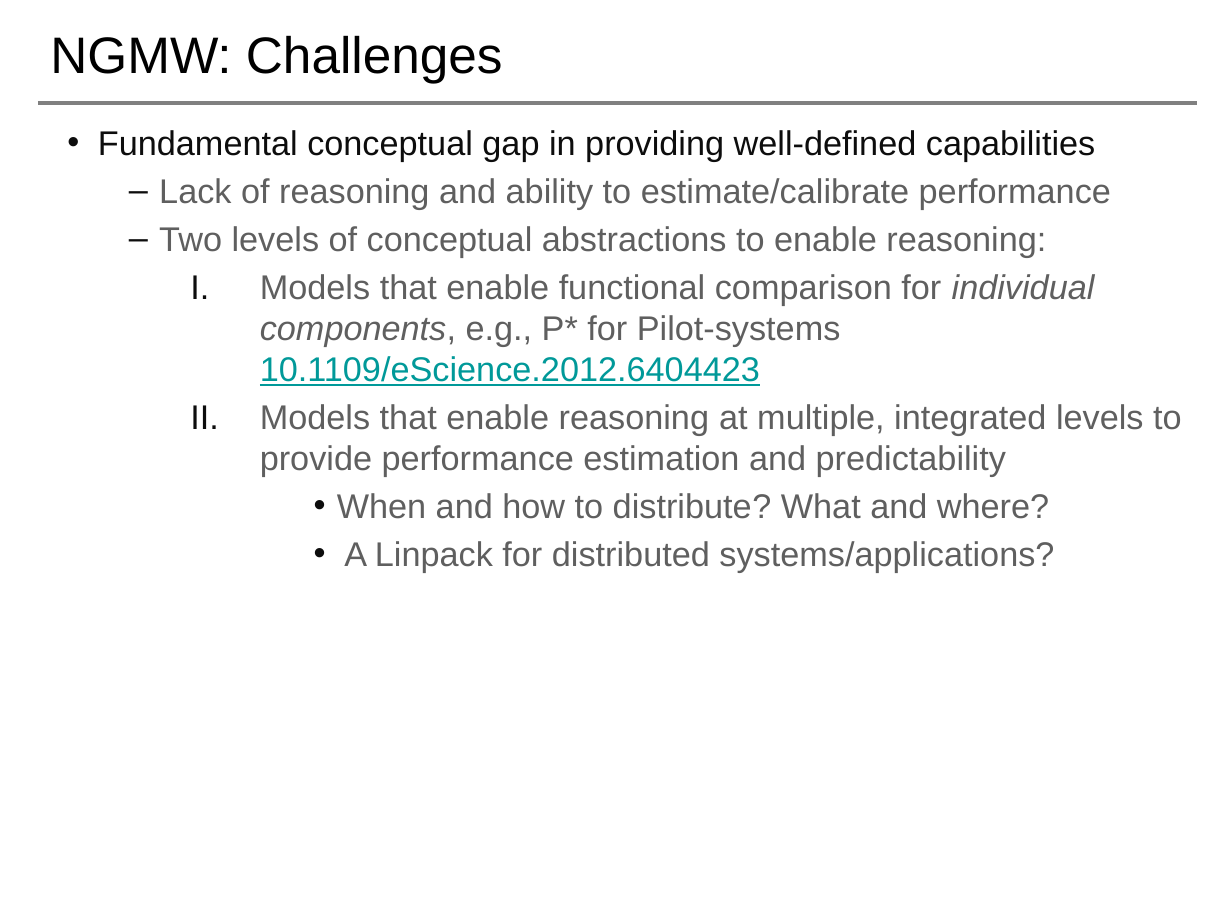
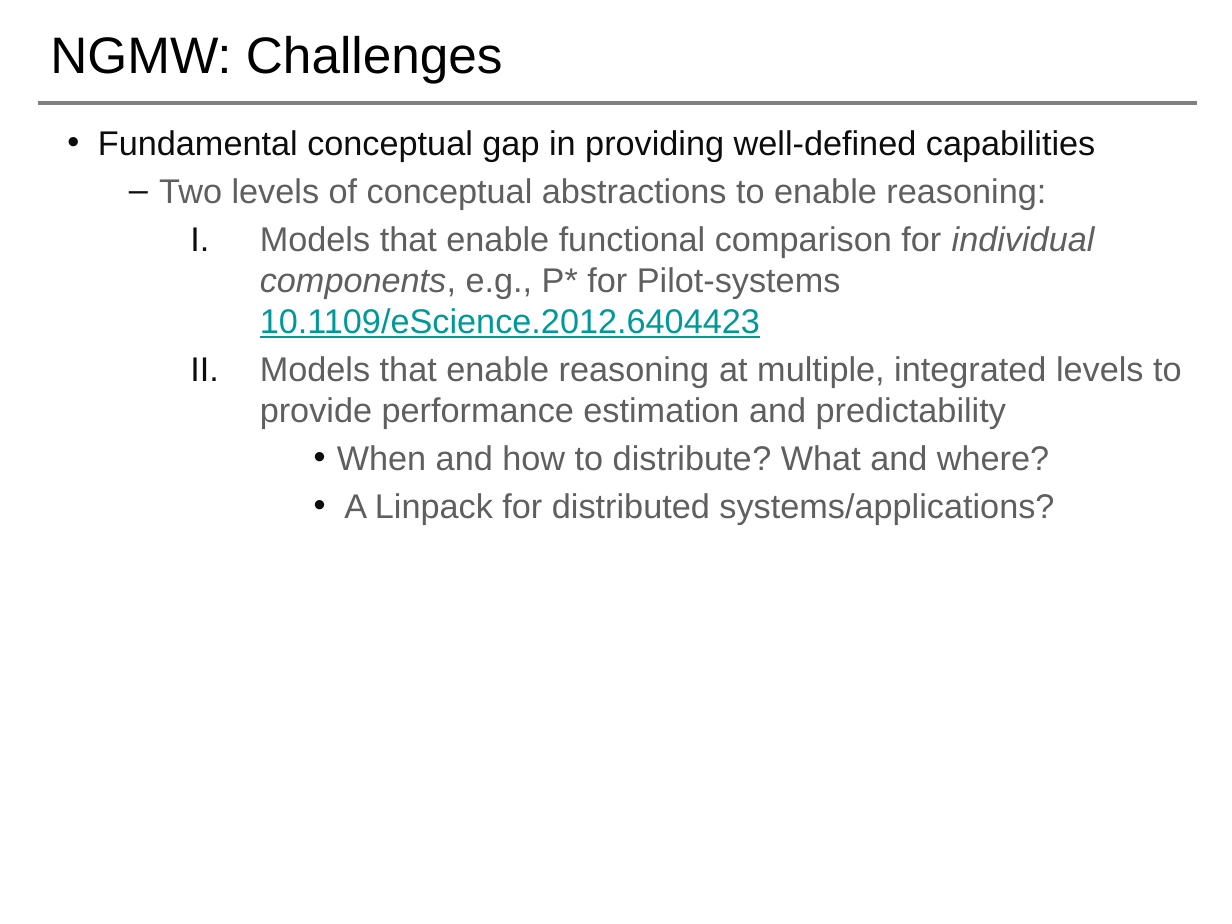
Before and after one commit to saga-project/NGMW, a slide deck: slide 10 of presentations/radical-modsim.pptx. Drawn at 1232x924 pixels with LibreOffice and Linux fonts; fonts in the diff are those of the drawing; background and template pictures are left out. Boxes give left, top, right and bottom in pixels: in the first picture for what was removed or moved away, otherwise in the second. Text is boxed around its words. In the diff, an @@ line names an element or a change of style, - is before the commit and + after.

```diff
--- a/presentations/radical-modsim.pptx
+++ b/presentations/radical-modsim.pptx
@@ text at box(159, 178, 1111, 209): paragraph removed @@
-  – Lack of reasoning and ability to estimate/calibrate performance
```
Also in this commit, not shown: 3 other slides changed, 1 other file.
